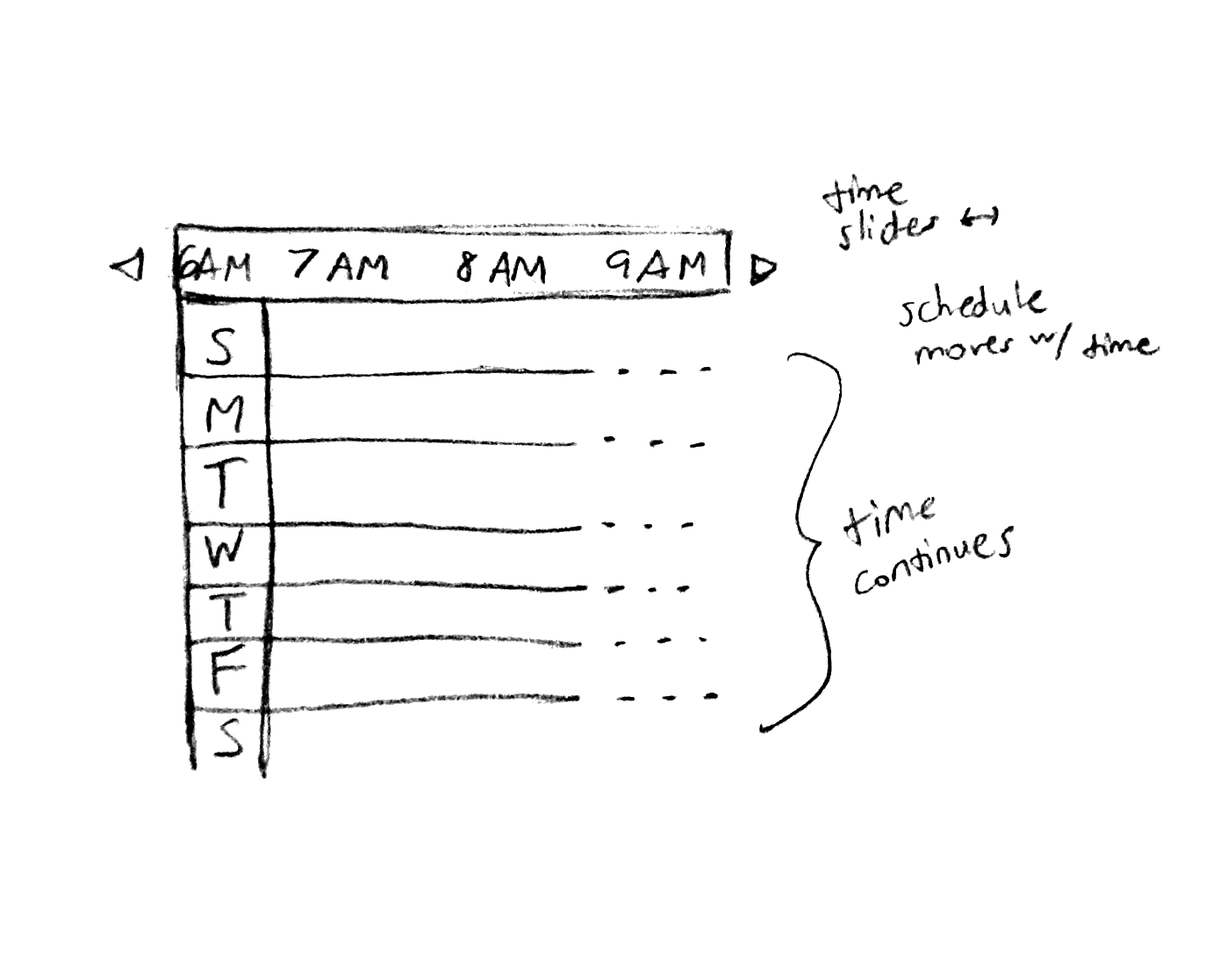
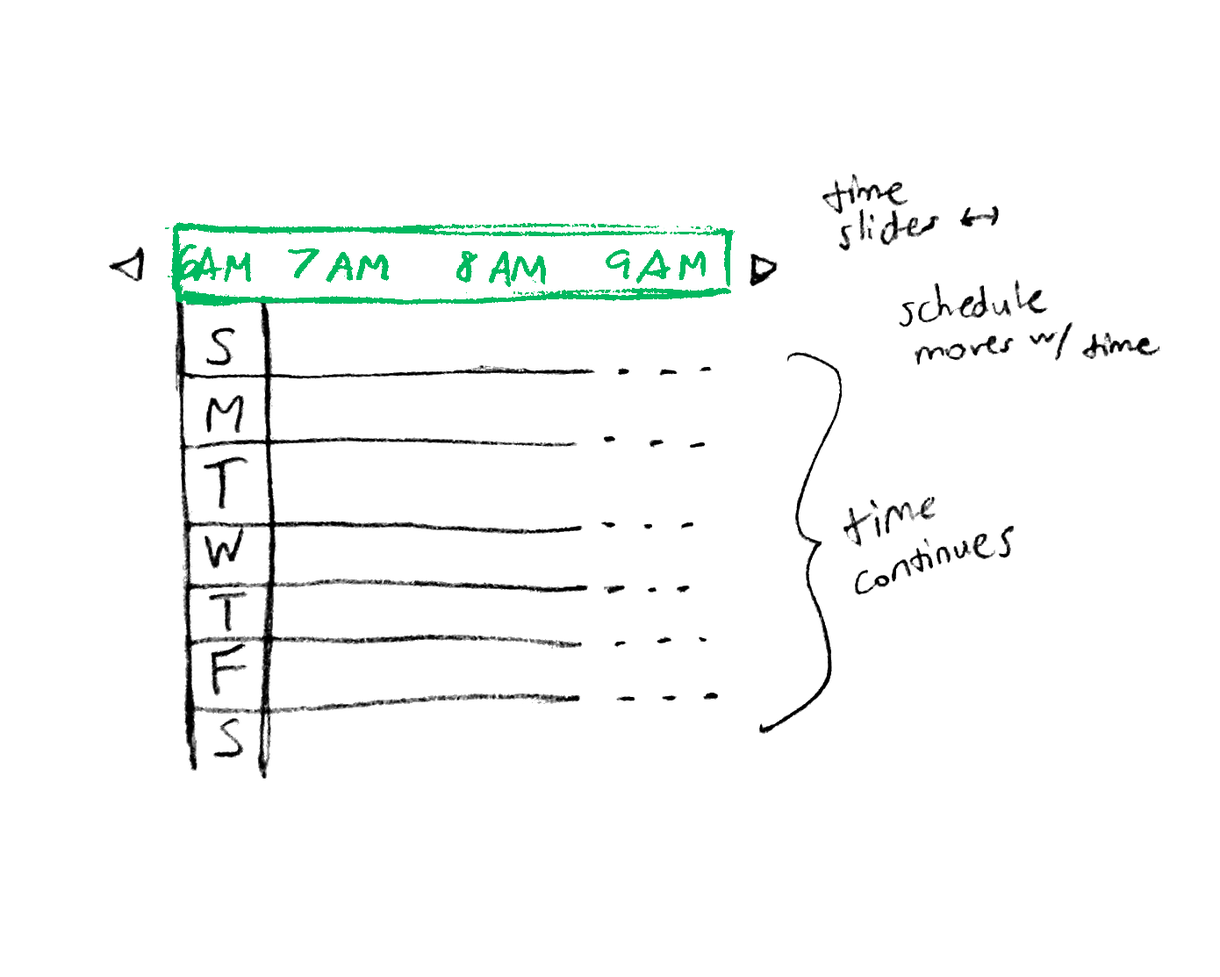
The second 1220x977 image is a revision of the first. Changes to its layers:
painted on "Curves 1" over [left=164, top=222, right=735, bottom=307]
